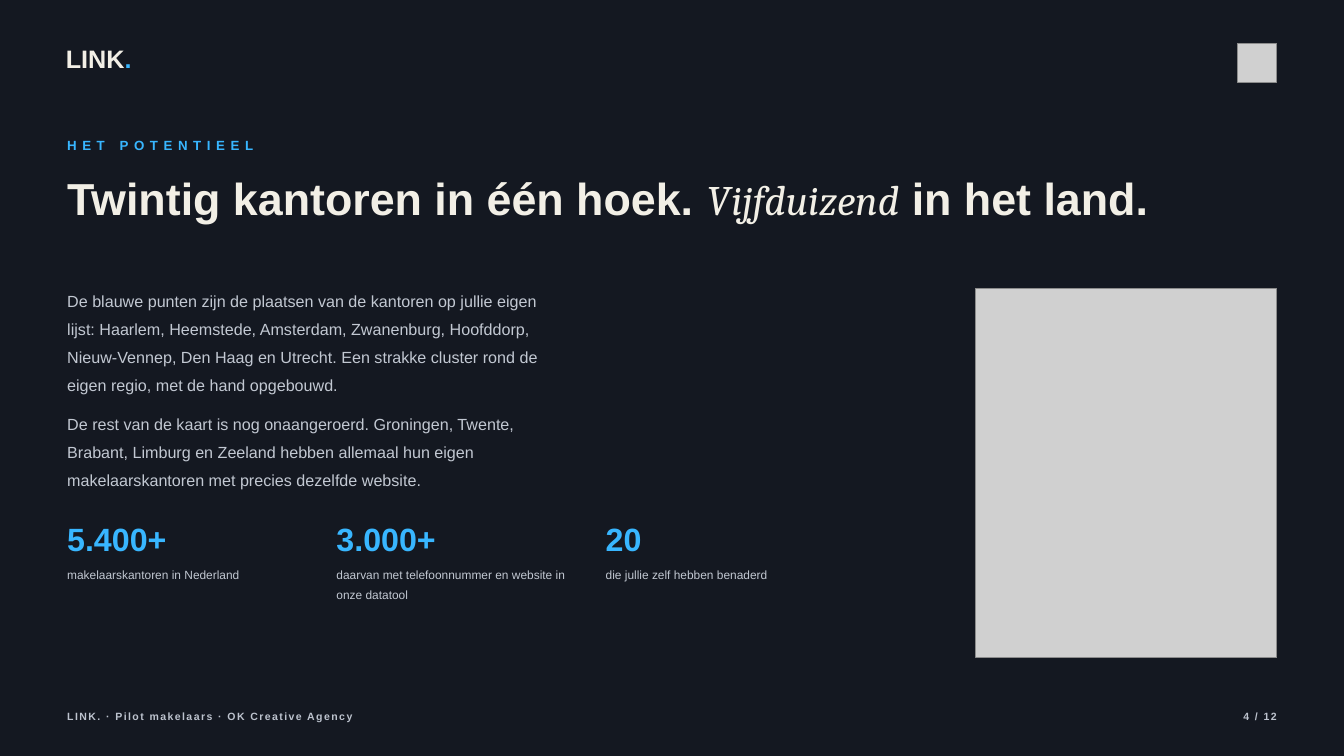
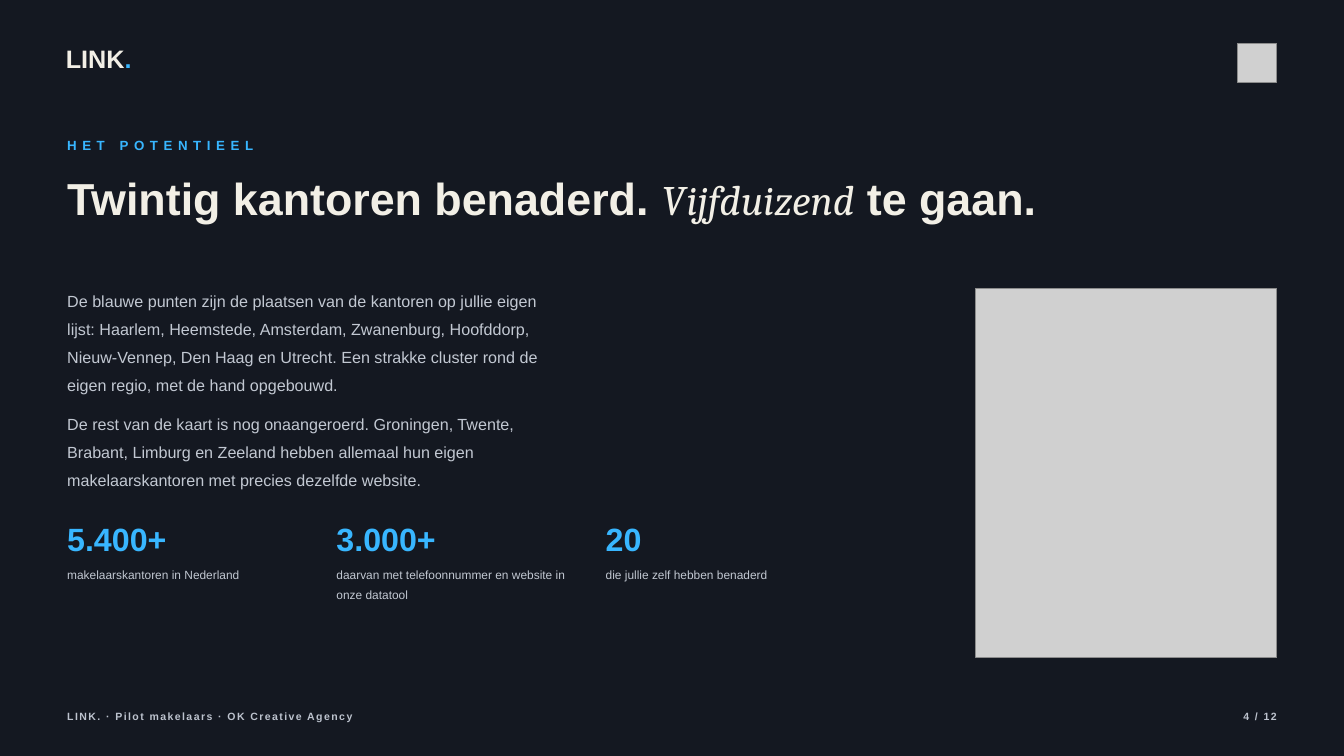
Before and after one commit to hens-lang/Test, a slide deck: slide 4 of output/LINK. pilotvoorstel OK Creative Agency.pptx. Drawn at 1344x756 pixels with LibreOffice and Linux fonts; fonts in the diff are those of the drawing; grey boxes stand for pictures. Boxes give left, top, right and bottom in pixels: in the first picture for what was removed or moved away, otherwise in the second. Text is boxed around its words. In the diff, an @@ line names an element or a change of style, - is before the commit and + after.

```diff
--- a/output/LINK. pilotvoorstel OK Creative Agency.pptx
+++ b/output/LINK. pilotvoorstel OK Creative Agency.pptx
@@ text at [67, 182, 1036, 224]: text changed @@
-Twintig kantoren in één hoek. Vijfduizend in het land.
+Twintig kantoren benaderd. Vijfduizend te gaan.
```
Also in this commit, not shown: 3 other slides changed, 14 other files.
